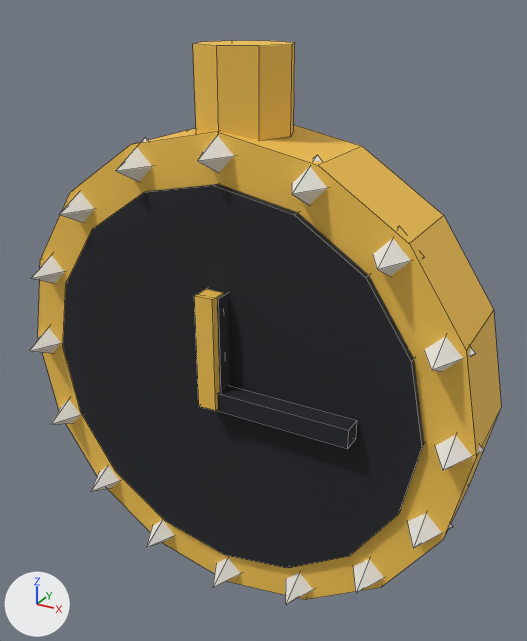
A saved change to the FBX model art/export/modelos/mdl_reloj_millonario.fbx.
Rendered twice from a 50 mm lens placed at (0.892, -1.535, 1.67), pointed at (0.038, 0.018, 0.894). Arrows for +X, +Y and +Z are at lower left; the lights stay in place. The first picture is the older version. Mesh edges are drawn as thin lines.

Objects in the first picture: 'mdl_reloj_millonario'.
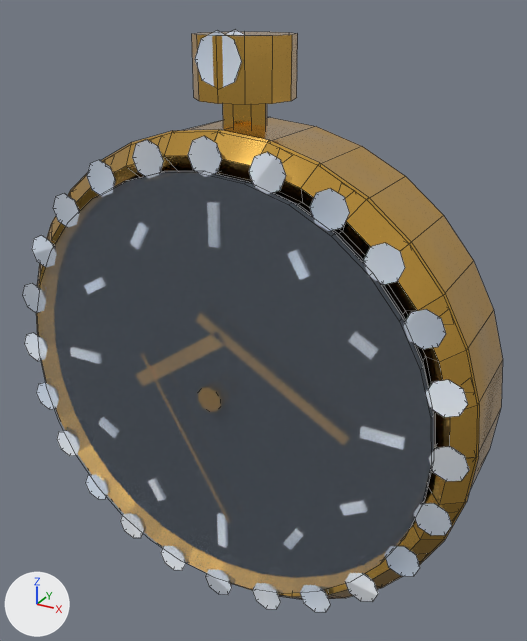
Changed parts and their boxes (x1, y1, x2, y2) in the pictures (527 x 641 px; the box of a moved part takes in the faces that stretch with it):
'mdl_reloj_millonario', reshaped, recoloured: before (30, 41, 501, 605); after (36, 32, 503, 599)
'cristal_zafiro', added: after (37, 171, 434, 594)
'gema_diamante', added: after (22, 30, 469, 612)
'esmalte_negro', added (mostly hidden): after (215, 173, 435, 449)
part 1 of me_cylinder, added (brown): after (223, 104, 267, 129)
part 2 of me_cylinder, added (brown): after (192, 32, 298, 105)
part 3 of me_cylinder, rebuilt (23% wider, 22% taller): before (63, 184, 424, 568); after (36, 130, 480, 599)
part 4 of me_cylinder, deleted: before (30, 41, 484, 605)
part 5 of me_cylinder, moved or reshaped: before (38, 125, 501, 600); after (37, 117, 503, 599)

The change, as a list of edits to the scene's bpy script:
```text
Add mat_metal_oro_pulido:
    mat_metal_oro_pulido = bpy.data.materials.new('metal_oro_pulido')
    # uses the picture img_tex_metal_oro_pulido_color_png
    # uses the picture img_tex_metal_oro_pulido_metalico_png
    # uses the picture img_tex_metal_oro_pulido_normal_png
    # uses the picture img_tex_metal_oro_pulido_rugosidad_png
Add mat_cristal_zafiro:
    mat_cristal_zafiro = bpy.data.materials.new('cristal_zafiro')
    # uses the picture img_tex_cristal_zafiro_color_png
    # uses the picture img_tex_cristal_zafiro_metalico_png
    # uses the picture img_tex_cristal_zafiro_normal_png
    # uses the picture img_tex_cristal_zafiro_rugosidad_png
Add mat_gema_diamante:
    mat_gema_diamante = bpy.data.materials.new('gema_diamante')
    # uses the picture img_tex_gema_diamante_color_png
    # uses the picture img_tex_gema_diamante_metalico_png
    # uses the picture img_tex_gema_diamante_normal_png
    # uses the picture img_tex_gema_diamante_rugosidad_png
Add mat_esmalte_negro:
    mat_esmalte_negro = bpy.data.materials.new('esmalte_negro')
    # uses the picture img_tex_esmalte_negro_color_png
    # uses the picture img_tex_esmalte_negro_metalico_png
    # uses the picture img_tex_esmalte_negro_normal_png
    # uses the picture img_tex_esmalte_negro_rugosidad_png
Change me_cylinder:
    remove me_cylinder.from_pydata(...)  # 184 vertices, 144 faces; spans x -0.66..0.66, y -0.21..0.125, z 0.09..1.58
    remove me_cylinder.materials.append(mat_mat_paleta)  # picture img_tex_paleta_png
    add me_cylinder.from_pydata(...)  # 340 vertices, 250 faces; spans x -0.655..0.655, y -0.195..0.16, z 0.095..1.6
    me_cylinder part 1: a new loose piece, an 8-sided cylinder along z spanning x -0.054..0.054, y -0.054..0.054, z 1.38..1.48, in mat_metal_oro_pulido
    me_cylinder part 2: a new loose piece, a 12-sided cylinder along z spanning x -0.12..0.12, y -0.12..0.12, z 1.46..1.6, in mat_metal_oro_pulido
    me_cylinder part 3: the loose piece of 32 vertices spanning x -0.533..0.533, y -0.145..0.125, z 0.217..1.283 is rebuilt with 128 vertices and now spans x -0.655..0.655, y -0.17..-0.07, z 0.095..1.405, in mat_metal_oro_pulido
    me_cylinder part 4: 17 loose pieces with 96 vertices, spanning x -0.66..0.66, y -0.21..0.12, z 0.09..1.58, are deleted
    me_cylinder part 5
    24 vertices are removed from x -0.03..0.377, y -0.205..-0.135, z 0.725..1.03
    36 faces are deleted
    32 vertices are added at x -0.638..0.638, y -0.175..-0.125, z 0.112..1.388
    16 new vertices lie (0.0, 0.25, 0.0) away from vertices in x -0.638..0.638, y -0.125, z 0.112..1.388
    8 new vertices lie (0.0, 0.014, 0.0) away from vertices in x -0.251..0.372, y -0.172, z 0.714..0.973
    52 new faces join them
    other edits to the shape of me_cylinder do not show in these pictures
    add me_cylinder.materials.append(mat_metal_oro_pulido)
Add ob_cristal_zafiro:
    ob_cristal_zafiro = bpy.data.objects.new('cristal_zafiro', me_cristal_zafiro)  # a 32-sided cylinder along y spanning x -0.572..0.572, y -0.2..-0.18, z 0.178..1.322
    ob_cristal_zafiro.location = (0.0, 0.0, 0.0)
Add ob_gema_diamante:
    ob_gema_diamante = bpy.data.objects.new('gema_diamante', me_gema_diamante)  # 721 vertices, 547 faces; spans x -0.65..0.65, y -0.18..-0.04, z 0.1..1.61
    ob_gema_diamante.location = (0.0, 0.0, 0.0)
Add ob_esmalte_negro:
    ob_esmalte_negro = bpy.data.objects.new('esmalte_negro', me_esmalte_negro)  # a 32-sided cylinder along y spanning x -0.559..0.559, y -0.145..-0.125, z 0.191..1.309
    ob_esmalte_negro.location = (0.0, 0.0, 0.0)
```
